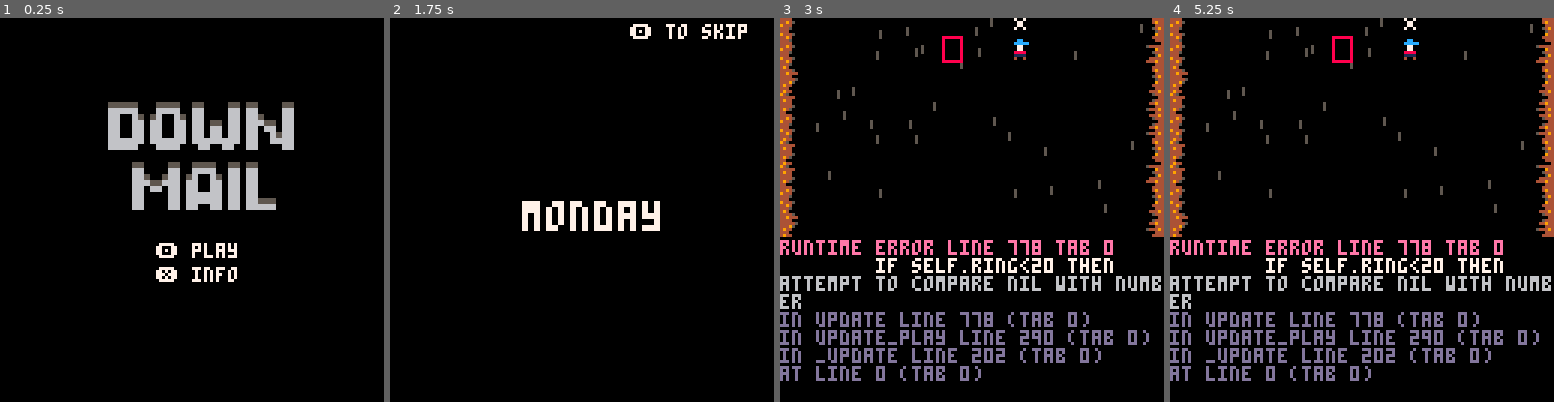
Above: before the commit, frames 1-4 (left to right).
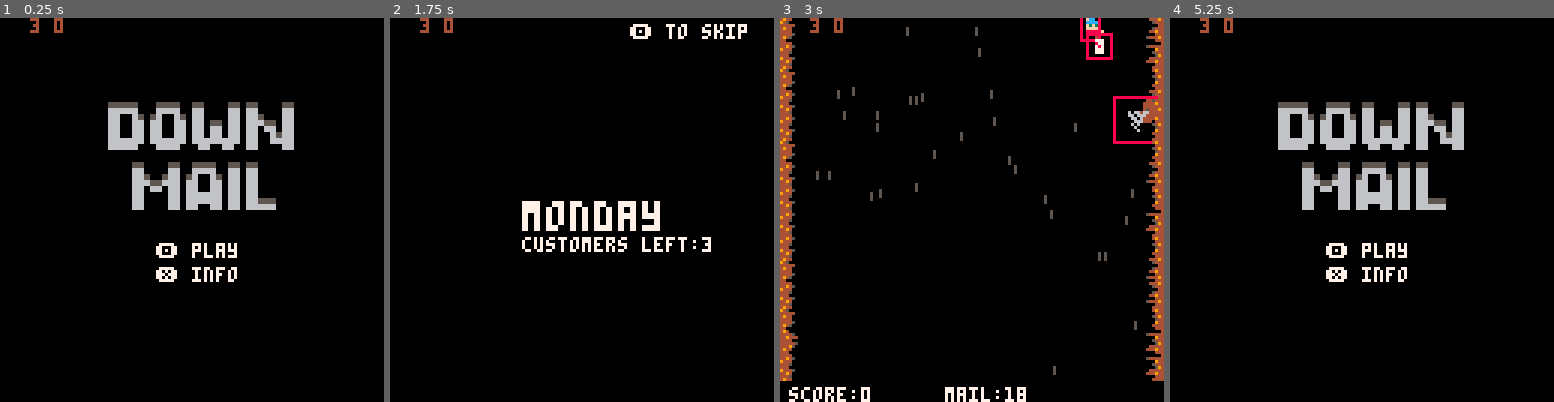
Above: after the commit, the same moments.

Repository: sugarvoid/down-mail
Game: PICO-8 cartridge down_mail.p8
Two runs of this game, one before a commit and one after it. Both use one fixed random seed, a clock stepped at 60 frames per second and the inputs below.
Inputs:
- Up to frame 1 (0.25 s): no input
- Up to frame 2 (1.75 s): tap X (X key) at 0.33, 1.07 s; tap O (Z key) at 0.7, 1.7 s; hold Right from 1.6 s (still down)
- Up to frame 3 (3 s): tap X (X key) at 1.85, 2.97 s; release Right at 2.1 s; tap O (Z key) at 2.1, 2.5, 2.9 s; hold Up 2.15-2.42 s; hold Right from 2.47 s (still down)
- Up to frame 4 (5.25 s): release Right at 3.03 s; hold Left 3.08-3.58 s; tap O (Z key) every 0.4 s from 3.3 to 4.9 s; hold Down 3.63-3.97 s; hold Right 4.02-4.68 s; tap X (X key) at 4.08, 5.2 s; hold Up 4.73-5.03 s; hold Left from 5.08 s (still down)

The runs differ from the first frame. In frame 1, 0.1% of the frame differs, in the area x 7-17%, y 0-4%; in frame 2, 0.9%; in frame 3, 14%; in frame 4, 20%, in the area x 0-100%, y 0-95%.
Error before the commit: runtime error line 778 tab 0; if self.ring<20 then; attempt to compare nil with number

Commit message:
Add resub feature

Diff:
--- a/down_mail.p8
+++ b/down_mail.p8
@@ -38,12 +38,12 @@
 00000000000000000011110000e00e000004000000040000004006000004000000400400aaa88aaa0000040000040000449400000000444400000b0000000b00
 00000000000000000040040000e00e000004000000040000000400000004000000044000aaaaaaaa00000000000000004445000000000444000000000000b000
 000000000000000000000000000000000000000033333333000000000000000000000000000000000000700000000000494000000000000400000000000bb000
-0000000000000000000000000077700000000000344444430600006000044000000bb000000000000007000000011000444450000054444400000000000b0000
-000000000007770007777700007770000000000044444444000060000044440000bbbb00000000000066660000111100449444000000094400000000000bb000
-0077877000087700077877000077800007000070445444440000000004444440003333000fff77f00566650000cccc00444400000000544400000000000b0000
-0078777000078700077787000078700000777700044554000006000000440440003303000f4ffff00556650000cc7c00444445000000059400000000000b0000
-0077777000077700000000000077700007000070000544000000006004044440003033000ff4fff00056660000c7cc00444950000004444400000000000bb000
-0000000000077700000000000000000000000000000000000600000000040400003333000ffffff00066660000cccc00494400000044494400000000000b0000
+0000000000000000000000000077700000000000344444430600006000000000000bb000000000000007000000011000444450000054444400000000000b0000
+000000000007770007777700007770000000000044444444000060000077770000bbbb00000000000066660000111100449444000000094400000000000bb000
+0077877000087700077877000077800007000070445444440000000000777770003333000fff77f00566650000cccc00444400000000544400000000000b0000
+0078777000078700077787000078700000777700044554000006000000070770003303000f4ffff00556650000cc7c00444445000000059400000000000b0000
+0077777000077700000000000077700007000070000544000000006000777700003033000ff4fff00056660000c7cc00444950000004444400000000000bb000
+0000000000077700000000000000000000000000000000000600000000070700003333000ffffff00066660000cccc00494400000044494400000000000b0000
 000000000000000000000000000000000000000000000000000060000000000000000000000000000055550000000000444000000000044400000000000bb000
 00000000000000000000000000000000000000000000000000000000000000000000000000000000000000000000000036733673000000000000000000000000
 0000000000000000000000006600660606066066606660660000000000000000ff0000ff0000000000000000000000006733673300000000000e000000000000
--- a/src/bone.lua
+++ b/src/bone.lua
@@ -7,7 +7,7 @@
     b.y=y
     b.target={x=p.x, y=p.y}
     b.img=2
-    b.speed=4
+    b.speed=6
     b.dx = p.x - b.x
     b.dy = p.y - b.y
     local len = sqrt(b.dx^2 + b.dy^2)
--- a/src/mailbox.lua
+++ b/src/mailbox.lua
@@ -5,14 +5,14 @@
 function spawn_mbox(lane, id)
     local _mb = setmetatable({}, mailbox)
     _mb.r_id = id
-    _mb.is_customer = residents[id][1]
+    _mb.is_customer = residents[id]
     if _mb.is_customer then
         _mb.b_col = 12
     else
         _mb.b_col = 2
     end
 
-    _mb.speed = rnd({0.7, 0.9, 1.3})
+    _mb.speed = rnd({ 0.7, 0.9, 1.3 })
     _mb.lane = lane
     _mb.x = lanes[lane][1]
     _mb.y = 128
@@ -33,7 +33,7 @@
         update_lane(self.lane, false)
     end
 
-    if self.y <= -16 then
+    if self.y <= -20 then
         if self.empty and self.is_customer then
             print_debug("in update")
             self:unsubscribe("miss")
@@ -50,10 +50,9 @@
 
 function mailbox:take_damage()
     if self.empty then
-        --shake()
-       offset = 0.1
+        offset = 0.1
         sfx(3)
-        if self.empty and self.is_customer then
+        if self.is_customer then
             self:unsubscribe("crash")
         end
         self.damaged = true
@@ -79,12 +78,26 @@
 
     if self.is_customer then
         update_score(10 * flr(_score))
-        p1.deliveries += 1
+        --p1.deliveries += 1
+        day_deliveries += 1
     end
-
 end
 
 function mailbox:unsubscribe(reason)
     -- Change mailbox to a non-customer (red one)
-    residents[self.r_id][1] = false
+    residents[self.r_id] = false
+    --customer_count -= 1
 end
+
+function resubscribe()
+    -- Change mailbox to a non-customer (red one)
+    --residents[self.r_id] = false
+    for i, value in ipairs(residents) do
+        if value == false then
+            got_new_customer = true
+            residents[i] = true -- Change the false to true
+            --customer_count += 1
+            break               -- Stop after changing the first false
+        end
+    end
+end
--- a/src/main.lua
+++ b/src/main.lua
@@ -1,21 +1,17 @@
-
 is_debug = false
 
 all_clocks = {
-    __clocks ={},
-    update=function(self)
+    __clocks = {},
+    update = function(self)
         for c in all(self.__clocks) do
             c:update()
         end
     end,
-    add=function(self, c)
+    add = function(self, c)
         add(self.__clocks, c)
     end,
 }
 
-
-
-
 function update_objects()
     for o in all(objects.front) do
         o:update()
@@ -32,17 +28,16 @@
 end
 
 function restart_game()
+    new_score = 0
     residents = {}
     setup_residents()
     misses_gui_x = 70
     day = 1
-    --deliveries = { 0, 0, 0 }
     intro_t = 30 * 6
     day_t = 30 * 3
     post_t = 30 * 8
     spawner:reset()
     game_clock:restart()
-    --set_customers()
     score = 0
     init_wind()
     p1 = init_player()
@@ -50,12 +45,14 @@
 end
 
 function _init()
+    hud = { tic = 0 }
     game_clock = clock.new()
     results_clock = clock.new()
 
+    got_new_customer = false
+
     all_clocks:add(game_clock)
     all_clocks:add(results_clock)
-
 
     poke(0x5f5c, 255)
     intro_t = 30 * 6
@@ -83,31 +80,36 @@
         { "mediocre mailman,", "does job" },
     }
 
-
     map_y = 0
     game_over_x = -10
     score = 0
     post_day_timer = 0
-    deliveries = { 0, 0, 0 }
-    goto_postday_tmr = 0
+    --deliveries = { 0, 0, 0 }
+    --goto_postday_tmr = 0
     offset = 0
     level_length = 20
     post_day_length = 5
-   -- ending = 0
+    -- ending = 0
     end_spr = { 64, 68, 72, 76, 140 }
     objects = { back = {}, front = {} }
     day = 1
     days = { "monday", "tuesday", "wednesday", "thursday", "friday", "saturday", "sunday" }
 
-    deliveries_total = 0
-    missed_mb_total = 0
-    damaged_mb_total = 0
-
+    --deliveries_total = 0
+    --missed_mb_total = 0
+    --damaged_mb_total = 0
+
+    day_deliveries = 0
     customer_count = 10
     noncustomer_count = 5
     new_customers = 0
 
     mailbox_num = 1
+
+    customer_count = 3
+    noncustomer_count = 1
+
+    show_results = false
 
 
     --residents = {}
@@ -163,6 +165,8 @@
 
         print(game_clock.seconds, 8, 0)
     end
+
+    print(customer_count .. " " .. day_deliveries, 10, 0, 4)
 end
 
 function check_input()
@@ -208,17 +212,33 @@
 end
 
 function update_play()
-
     all_clocks:update()
 
-    if game_clock.seconds >= level_length and object_count() == 0 then
+    if mailbox_num == #residents then
         game_clock:stop()
-        goto_postday_tmr = 60
-        sfx(22)
-        clear_objs()
-        spawner.running = false
-        game_clock:restart()
-        game_clock:start()
+        spawner:stop()
+        if object_count() == 0 and not show_results then
+            --goto_postday_tmr = 60
+            sfx(22)
+            clear_objs()
+            show_results = true
+            game_clock:restart()
+            game_clock:start()
+            results_clock:start()
+            if day_deliveries == customer_count then
+                resubscribe()
+            end
+        end
+    end
+
+
+    if results_clock.seconds >= 6 and results_clock.is_running then
+        results_clock:stop()
+        show_results = false
+        results_clock:restart()
+        p1.move_speed = 1.5
+        spawner.reset()
+        advance_day()
     end
 
     p1:update()
@@ -232,20 +252,14 @@
         d:update()
     end
 
+    for mb in all(mailboxes) do
+        mb:update()
+    end
+    for r in all(rocks) do
+        r:update()
+    end
+
     spawner:update()
-
-    if goto_postday_tmr > 0 then
-        goto_postday_tmr -= 1
-        if goto_postday_tmr == 0 then
-            --goto_bonus()
-            change_state(gamestates.post_day)
-            p1.move_speed = 1.5
-            spawner.reset()
-            post_day_timer = post_day_length
-            --change_state(gamestates.bonus)
-            --spawner.running = true
-        end
-    end
 end
 
 function update_day()
@@ -304,6 +318,10 @@
     map(0, map_y)
     draw_gui()
 
+    if show_results then
+        draw_results()
+    end
+
     -- if debug then
     --     for k, v in ipairs(lanes) do
     --         if lanes[k][2] == true then
@@ -323,44 +341,37 @@
 
 function draw_howto()
     cls()
-    print("⬅️➡️ move", hcenter("⬅️➡️ move"), 60-8-8, 7)
-    print("⬆️⬇️ adjust chute", hcenter("⬆️⬇️ adjust chute"), 60-8, 7)
+    print("⬅️➡️ move", hcenter("⬅️➡️ move"), 60 - 8 - 8, 7)
+    print("⬆️⬇️ adjust chute", hcenter("⬆️⬇️ adjust chute"), 60 - 8, 7)
     print("🅾️ throw", hcenter("🅾️ throw"), 60, 7)
     --print("❎ swap", hcenter("❎ swap"), 68, 7)
     print("❎ back", 8, 120, 7)
 end
 
-function draw_postday()
-    cls(0)
-    map(0, map_y)
-    p1:draw()
-    draw_particles()
-    draw_letters()
-    draw_gui()
-
-    print("deliveries:", 20, 40, 7)
-    print(p1.deliveries, 80, 40, 7)
-
-    print("missed:", 20, 48, 7)
-    print(p1.missed_mb, 80, 48, 7)
-
-    print("crashed:", 20, 48 + 8, 7)
-    print(p1.damaged_mb, 80, 48 + 8, 7)
+function draw_results()
+    -- print("deliveries:", 20, 40, 7)
+    -- print(p1.deliveries, 80, 40, 7)
+
+    if got_new_customer then
+        print("1 customer resubscribed", 10, 48, 7)
+    end
+
+    -- print("crashed:", 20, 48 + 8, 7)
+    -- print(p1.damaged_mb, 80, 48 + 8, 7)
 
     line(16, 70, 16 + 70, 70, 7)
-
 end
 
 function draw_day()
     cls(0)
     print("\^w\^t" .. days[day], hcenter("\^w\^t" .. days[day]), 61, 7)
+    print("customers left:" .. customer_count)
     draw_skip()
 end
 
 function draw_skip()
     print("🅾️ to skip", 80, 2)
 end
-
 
 --TODO: rename. remove "pro"
 function is_colliding_pro(a, b)
@@ -376,6 +387,15 @@
 
 function draw_gui()
     rectfill(0, 121, 128, 128, 0)
+
+    hud.tic += 1
+    if hud.tic >= 1 then
+        if score < new_score then
+            score += 1
+        end
+        hud.tic = 0
+    end
+
     print("score:" .. score, 3, 123, 7)
     -- print("hp", 103, 123, 7)
 
@@ -395,7 +415,7 @@
     --     pset(110 + (2 * i), 127, 7)
     -- end
 
-    print("mail:"  .. p1.letters, 55, 123, 7)
+    print("mail:" .. p1.letters, 55, 123, 7)
 end
 
 function start_level()
@@ -403,14 +423,16 @@
 end
 
 function advance_day()
-    resident_count = 0
-        for r in all(residents) do
-            if r[1] == true then
-                resident_count = resident_count + 1
-            end
+    got_new_customer = false
+    customer_count = 0
+    for r in all(residents) do
+        if r == true then
+            customer_count += 1
         end
+    end
     day += 1
-    mailbox_num=1
+    day_deliveries = 0
+    mailbox_num = 1
     intro_t = 30 * 6
     day_t = 30 * 3
     post_t = 30 * 6
@@ -556,16 +578,16 @@
 end
 
 function update_score(val)
-    score = mid(0, score + val, 32000)
-end
-
+    --score = mid(0, score + val, 32000)
+    new_score = mid(0, score + val, 32000)
+end
 
 function setup_residents()
     for _ = 1, customer_count do
-        add(residents, {true})
+        add(residents, true)
     end
     for _ = 1, noncustomer_count do
-        add(residents, {false})
+        add(residents, false)
     end
     shuffle(residents)
     add(residents, {}) --Hacky way to handle spawning all mailboxes.
--- a/src/player.lua
+++ b/src/player.lua
@@ -19,8 +19,8 @@
     _p.is_chute_open = true
     _p.chute_spr = nil
     _p.chute_open_spr = 7
-    _p.max_health = 3
-    _p.life = _p.max_health
+    --_p.max_health = 3
+    _p.life = 3--_p.max_health
     _p.thr_anmi = 0
     _p.move_speed = 1.5
     _p.speed = 1
@@ -28,7 +28,7 @@
     _p.throws = 0
     _p.misses = 0
     _p.letters = 20
-    _p.deliveries = 0
+    --_p.deliveries = 0
     _p.a = 0
     _p.hitbox = hitbox.new(_p, 6, 8)
     return _p
@@ -48,10 +48,10 @@
 
 function player:draw()
     --if self.is_alive then
-        spr(self.img, self.x, self.y, 1, 1, self.facing_l)
-        spr(self.chute_spr, self.x, self.y - 8)
+    spr(self.img, self.x, self.y, 1, 1, self.facing_l)
+    spr(self.chute_spr, self.x, self.y - 8)
     --else
-      --  spr(49, self.x, self.y)
+    --  spr(49, self.x, self.y)
     --end
     if self.life >= 2 then
         spr(18, self.x, self.y, 1, 1, self.facing_l)
@@ -63,8 +63,6 @@
     --draw_hitbox(self)
 
     draw_hb(self.hitbox)
-
-
 end
 
 function player:update_chute(open)
@@ -80,10 +78,10 @@
     if self:check_for_twisters() then
         self.move_speed = 0.5
         self.speed = 0.5
-      else
+    else
         self.move_speed = 1.5
         self.speed = 2
-      end
+    end
 
     if self.is_chute_open then
         self.chute_spr = self.chute_open_spr
@@ -92,11 +90,11 @@
     end
 
     if self.is_chute_open then
-        self.speed  = mid(-3, self.speed + self.accel, 3)
-        self.y -= self.speed
+        self.speed = mid(-3, self.speed + self.accel, 3)
+        self.y     -= self.speed
     else
-        self.speed  = mid(-4, self.speed + self.accel, 4)
-        self.y += self.speed
+        self.speed = mid(-4, self.speed + self.accel, 4)
+        self.y     += self.speed
     end
 
     if self.y <= -30 or self.y >= 140 then
@@ -113,24 +111,19 @@
         else
             self.img = self.sprite_b
         end
-
-        if self.ring<20 then
-            self.ring+=2
-        end
     end
 
     self.hitbox:update()
-
 end
 
 function player:check_for_twisters()
     for t in all(twisters) do
         if is_colliding_pro(self.hitbox, t.hitbox) then
-        return true
-      end
+            return true
+        end
     end
     return false
-  end
+end
 
 function player:take_damage()
     if self.life == 3 then spawn_clothing(17) end
@@ -145,14 +138,15 @@
 end
 
 function player:throw()
-    if g_state == gamestates.game then
-        self.throws += 1
+    if g_state == gamestates.game and self.letters > 0 then
+        self.letters -= 1
+        if self.facing_l then
+            spawn_letter(-1)
+        else
+            spawn_letter(1)
+        end
+        sfx(6)
     end
     self.thr_anmi = 10
-    if self.facing_l then
-        spawn_letter(-1)
-    else
-        spawn_letter(1)
-    end
-    sfx(6)
+
 end
--- a/src/spawner.lua
+++ b/src/spawner.lua
@@ -1,14 +1,13 @@
-
 local function __spawn_mailbox(resident_id)
     if mailbox_num < #residents then
         local lane = get_available_lane()
         spawn_mbox(lane, mailbox_num)
-        mailbox_num = mid(0,mailbox_num+1,#residents)
+        mailbox_num = mid(0, mailbox_num + 1, #residents)
     end
 end
 
-local danger_zone_left = hitbox.new({x=3,y=0}, 10, 120)
-local danger_zone_right = hitbox.new({x=115, y=0}, 10, 120)
+local danger_zone_left = hitbox.new({ x = 3, y = 0 }, 10, 120)
+local danger_zone_right = hitbox.new({ x = 115, y = 0 }, 10, 120)
 
 lanes = {
     { 16,  false },
@@ -36,11 +35,14 @@
         self.tmr_branch_left = 0
         self.tmr_branch_right = 0
     end,
+    stop = function (self)
+        self.running = false
+    end,
 
     --spawn_obj =function(self, kind, lane)
-      --  if kind == 1 then spawn_mbox(lane)
-       -- elseif kind == 2 then spawn_rock(lane)
-        --else spawn_dog() end
+    --  if kind == 1 then spawn_mbox(lane)
+    -- elseif kind == 2 then spawn_rock(lane)
+    --else spawn_dog() end
     --end,
 
     update = function(self)
@@ -84,37 +86,30 @@
                     end
                 end
 
-                -- update objects
-                for mb in all(mailboxes) do
-                    mb:update()
-                end
-                for r in all(rocks) do
-                    r:update()
-                end
+
 
 
                 if is_colliding_pro(p1.hitbox, danger_zone_left) then
-                self.tmr_branch_left += 1
-                if self.tmr_branch_left >= 20 then
-                    --logger.debug("Spawn tree branch left")
-                    spawn_branch("left")
+                    self.tmr_branch_left += 1
+                    if self.tmr_branch_left >= 20 then
+                        --logger.debug("Spawn tree branch left")
+                        spawn_branch("left")
+                        self.tmr_branch_left = 0
+                    end
+                else
                     self.tmr_branch_left = 0
                 end
-            else
-                self.tmr_branch_left = 0
-            end
 
-            if is_colliding_pro(p1.hitbox, danger_zone_right) then
-                self.tmr_branch_right += 1
-                print_debug(self.tmr_branch_right)
-                if self.tmr_branch_right >= 20 then
-                    spawn_branch("right")
+                if is_colliding_pro(p1.hitbox, danger_zone_right) then
+                    self.tmr_branch_right += 1
+                    print_debug(self.tmr_branch_right)
+                    if self.tmr_branch_right >= 20 then
+                        spawn_branch("right")
+                        self.tmr_branch_right = 0
+                    end
+                else
                     self.tmr_branch_right = 0
                 end
-            else
-                self.tmr_branch_right = 0
-            end
-
             end
         end
     end,
